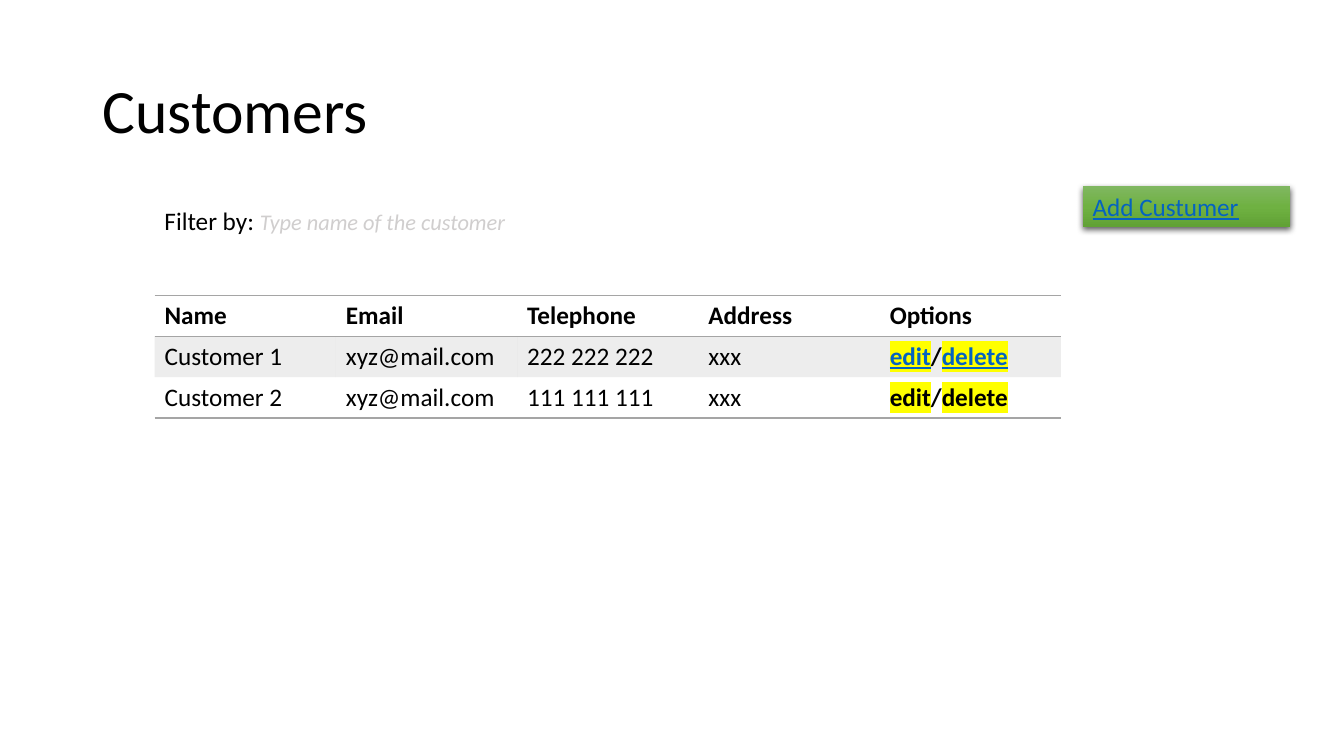
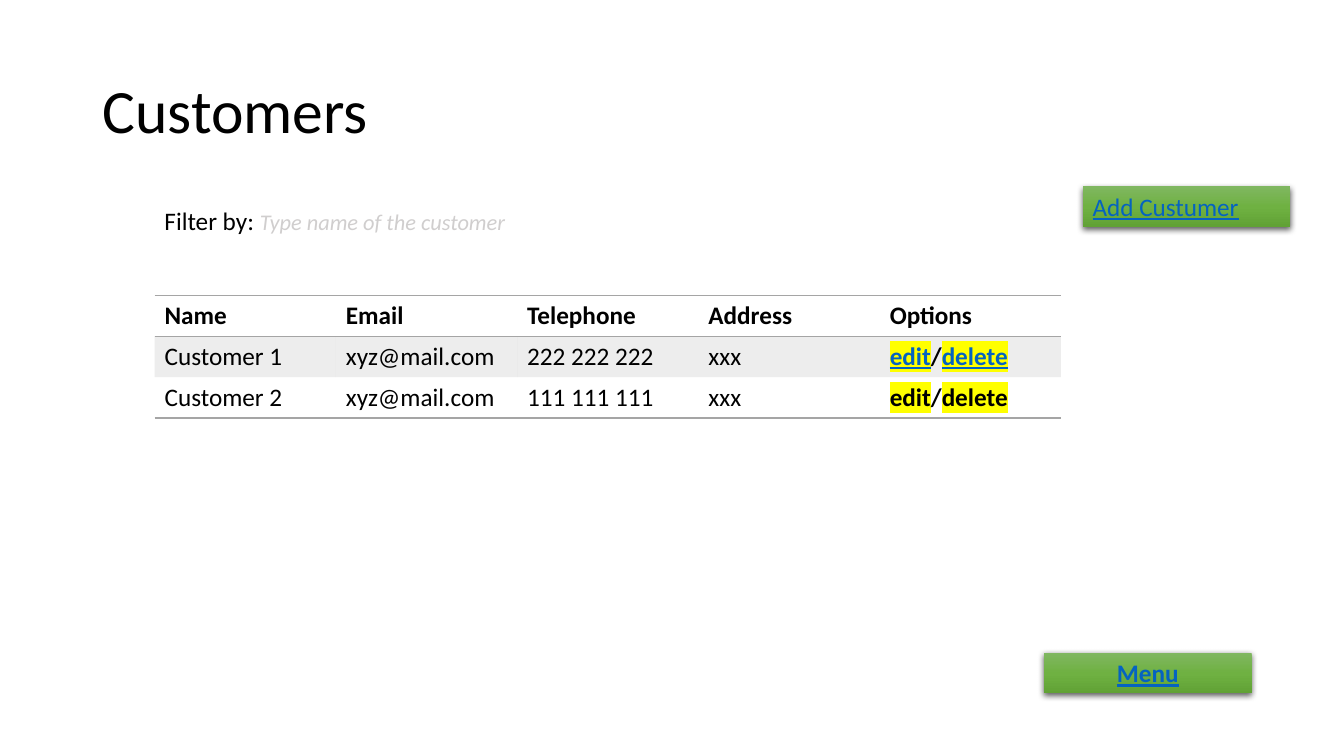
Before and after one commit to lopezpedres/recalls-project, a slide deck: slide 4 of Mockup-EMS.pptx (slide 3 before the commit). Drawn at 1344x756 pixels with LibreOffice and Linux fonts; fonts in the diff are those of the drawing. Boxes give left, top, right and bottom in pixels: in the first picture for what was removed or moved away, otherwise in the second. Text is boxed around its words. In the diff, an @@ line names an element or a change of style, - is before the commit and + after.

```diff
--- a/Mockup-EMS.pptx
+++ b/Mockup-EMS.pptx
@@ rectangle added at [1045,653,1252,694], fill gradient #81B861 to #6FB242 to #62A336, 18 pt, text #0563C1, bold, underline @@
+Menu
```
Also in this commit, not shown: 4 other slides changed, 5 slides added.
